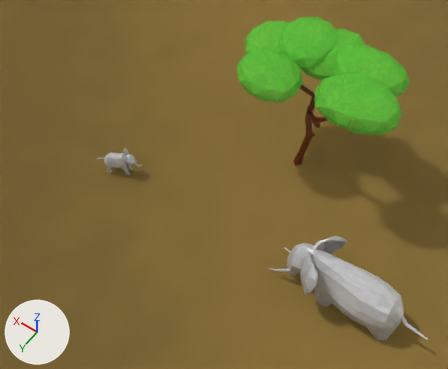
A saved change to the Blender file models/scene/savanna_with_textures.blend.
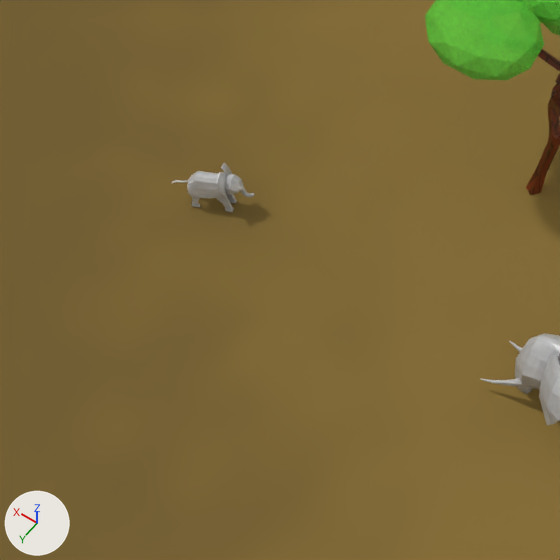
Each version is shown whole from a 50 mm camera at (-7.83, 14.81, 21.5) aimed at (0.97, 2.48, 2.13), then close up on the part from 0% to 70% of the width and 16% to 100% of the height. The axes (+X, +Y, +Z) are drawn at lower left. The lights are the same throughout.

Objects in the first close-up: 'Plane', 'elephant-model', 'leafs3', 'słoń.002', 'trunk'.
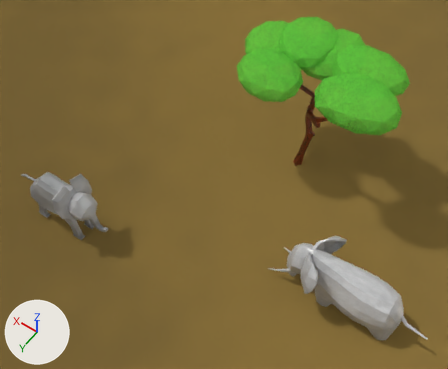
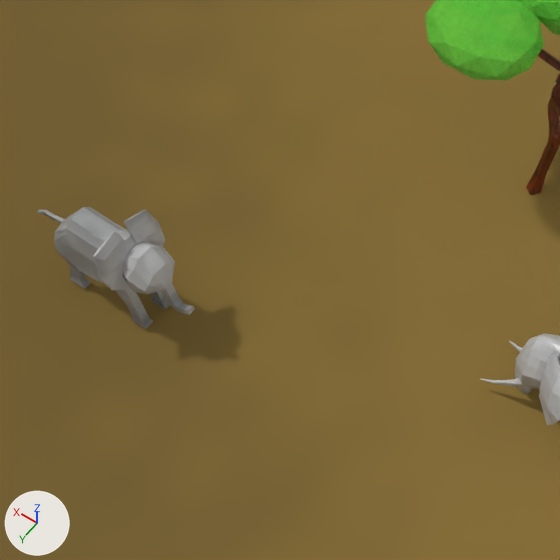
What changed in the scene script:
```text
Add img_material_base_color:
    img_material_base_color = load_image('Material Base Color', '../baby_elephant/basic_texture.png', 1024, 1024, 'sRGB')
Add mat_baby_elephant:
    mat_baby_elephant = principled_material('Baby-elephant')
    mat_baby_elephant.texture = img_material_base_color
Change me_plane_002:
    where me_plane_002.from_pydata(...)  # 486 vertices, 486 faces; spans x -0.9..0.9, y -2.25..2.51, z 0.0..3.0
    used by ob_elephant_model
    remove me_plane_002.materials.append(mat_small_elephant)
    me_plane_002 part 1: texture (UV) coordinates of 486 of 486 faces, centred in x -0.86..0.86, y -2.25..2.51, z 0.0..2.99, changed; they spanned u 0.0..1.0, v 0.0..1.0 and now span u 0.01..0.98, v 0.01..0.99
    add me_plane_002.materials.append(mat_baby_elephant)  # picture img_material_base_color
Change ob_elephant_model:
    ob_elephant_model.scale: (0.438, 0.438, 0.438) -> (1.0, 1.0, 1.0)
    ob_elephant_model.location: (6.09, 3.17, 0.05) -> (5.92, 6.5, 0.12)
    ob_elephant_model.rotation_euler: (0.0, 0.0, -1.132) -> (0.0, 0.0, -1.571)  # degrees (0, 0, -65) -> degrees (0, 0, -90)
```

Boxes (x1, y1, x2, y2) around the edits, measured in the close-ups (560 x 560 px):
'elephant-model', recoloured, surface changed, moved, turned, rescaled: before (172, 163, 255, 212); after (37, 207, 195, 329)
